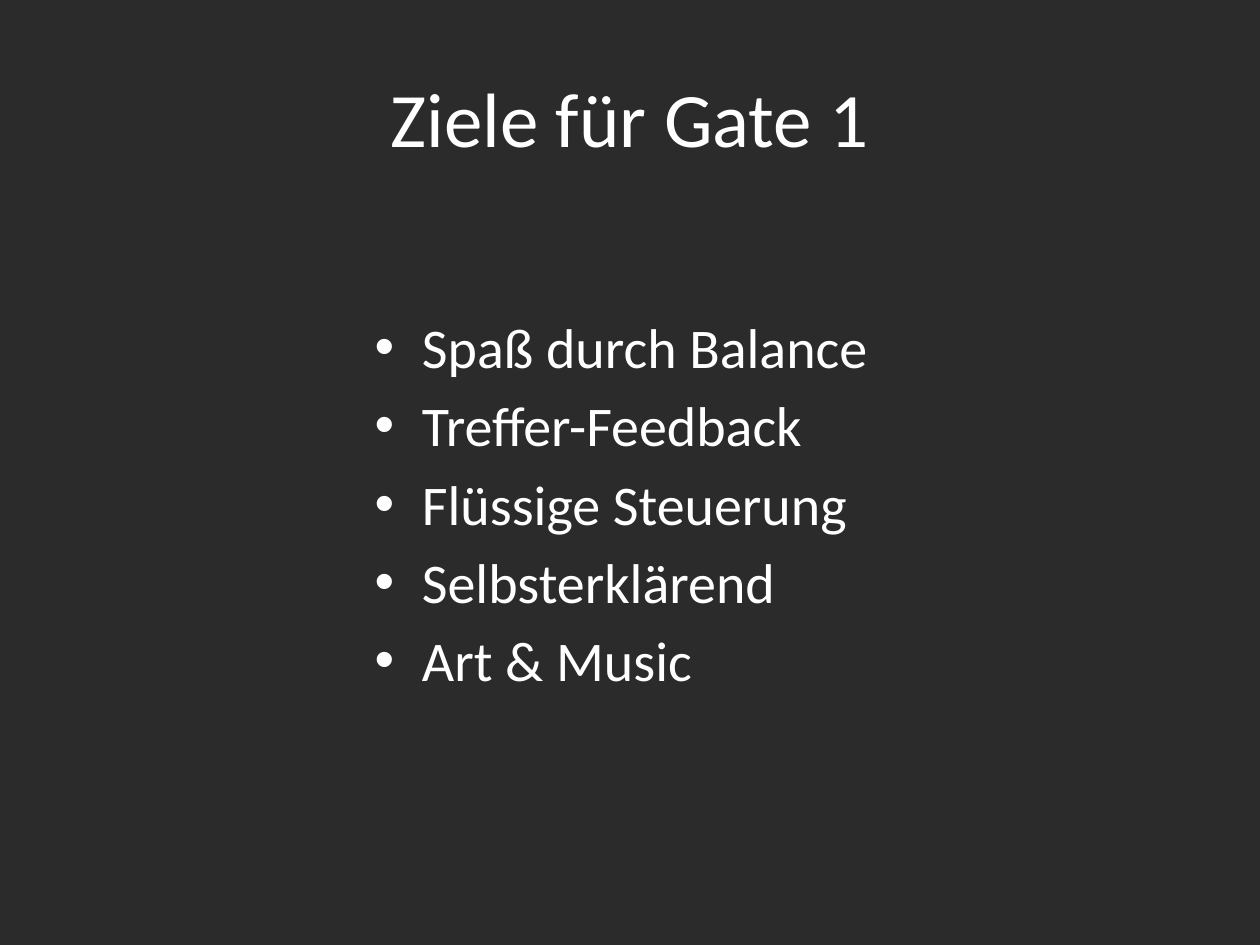
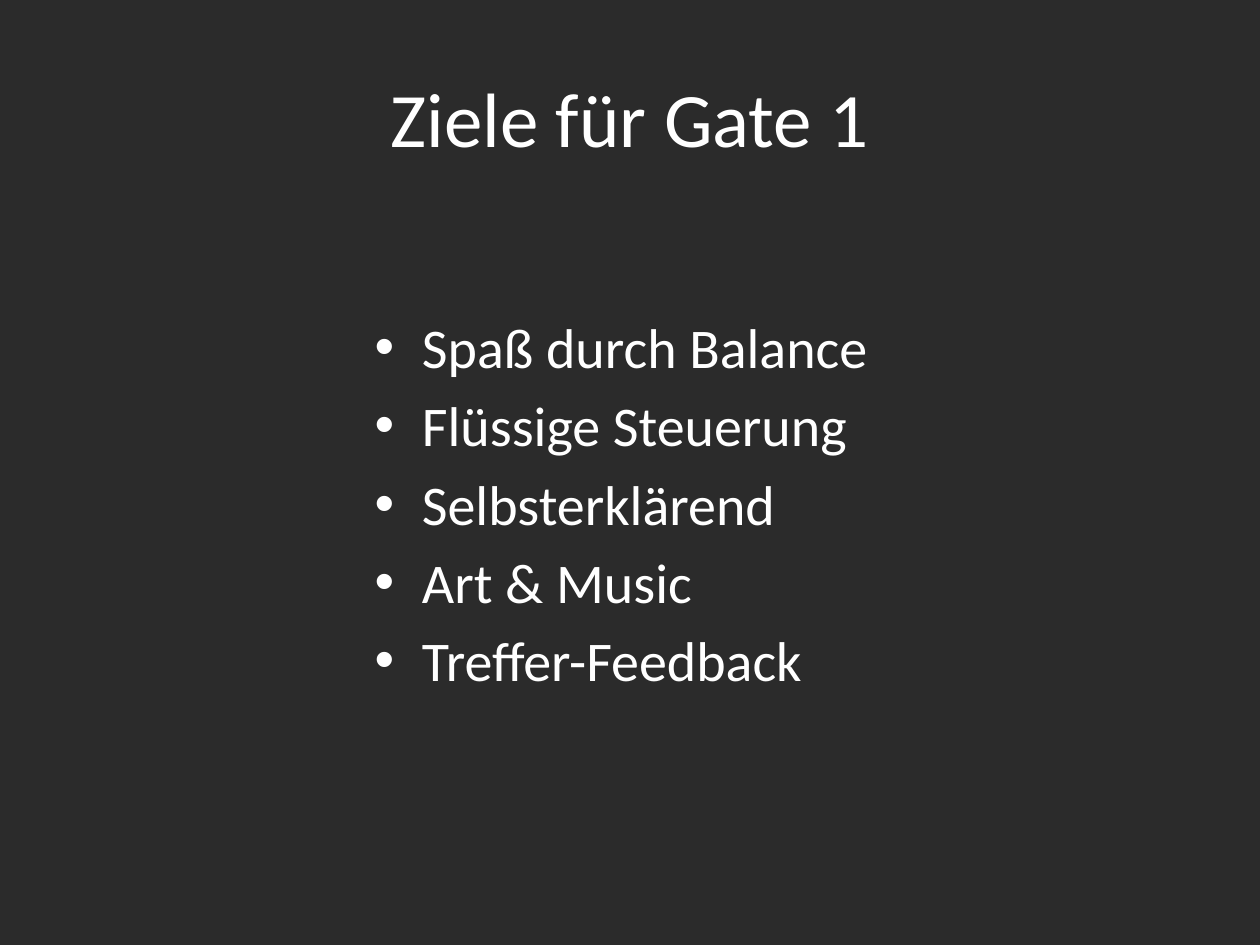
Before and after one commit to Assertores/HammerMan, a slide deck: slide 13 of Documentation/Hammer Man.pptx. Drawn at 1260x945 pixels with LibreOffice and Linux fonts; fonts in the diff are those of the drawing; background and template pictures are left out; a plain dark background stands for a picture behind light text. Boxes give left, top, right and bottom in pixels: in the first picture for what was removed or moved away, otherwise in the second. Text is boxed around its words. In the diff, an @@ line names an element or a change of style, - is before the commit and + after.

```diff
--- a/Documentation/Hammer Man.pptx
+++ b/Documentation/Hammer Man.pptx
@@ text at (422,407,802,447): paragraph removed @@
-• Treffer-Feedback
@@ text at (422,642,802,682): paragraph added @@
+• Treffer-Feedback
```
Also in this commit, not shown: 5 other slides changed, 15 other files.
